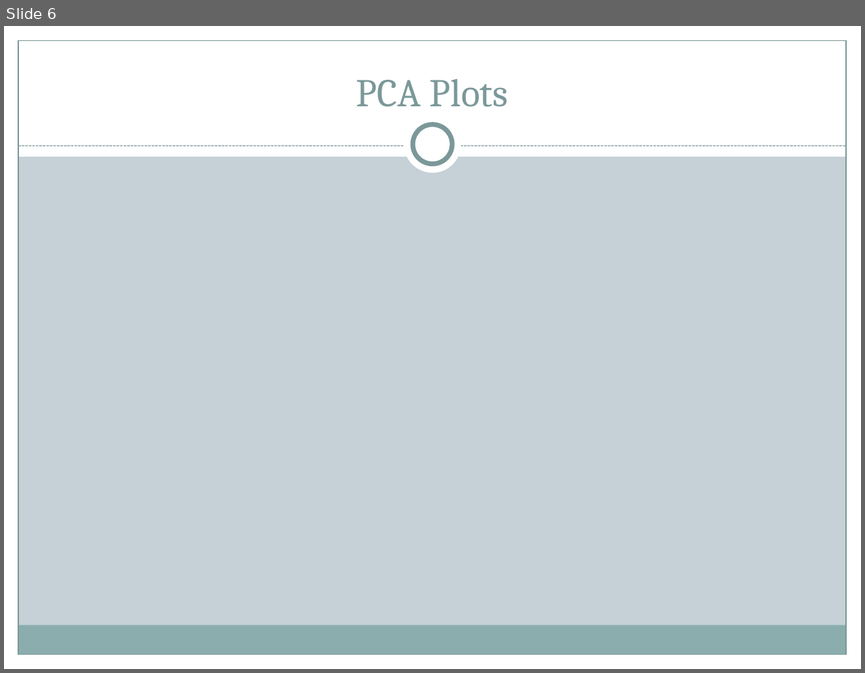
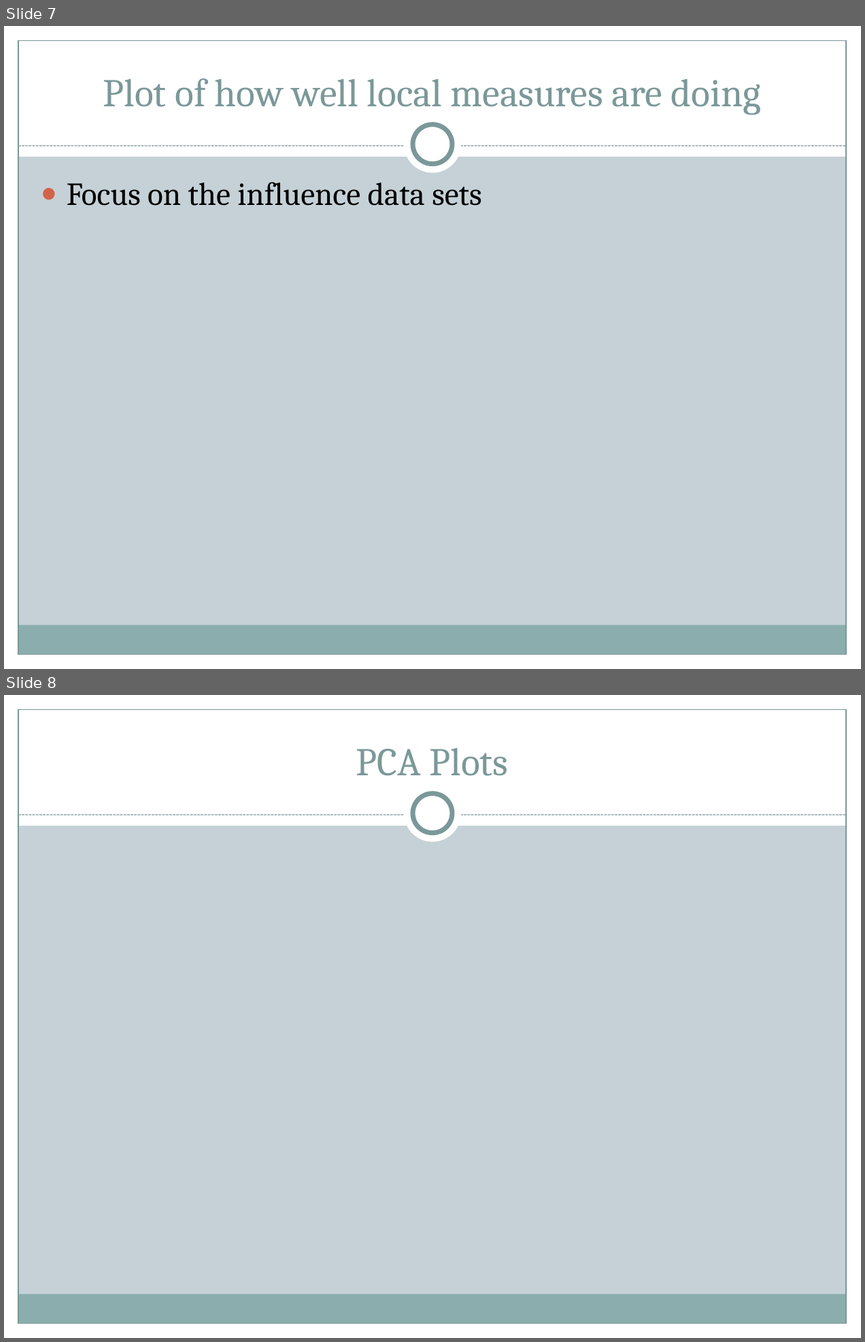
Before and after one commit to matthewjdenny/Hierarchy_In_Networks, a slide deck: Presentation/Oct21/Slides_10.21.pptx. Shown one above the other, each under a label of ours: slide 6 before the commit, slides 7 and 8 after it. The pictures are 865x673 and 865x1342 pixels, drawn with LibreOffice and Linux fonts; fonts in the diff are those of the drawing. Boxes give left, top, right and bottom in pixels: in the first picture for what was removed or moved away, otherwise in the second. Text is boxed around its words. In the diff, an @@ line names an element or a change of style, - is before the commit and + after.

Commit message:
Updated Presentation Some
I re-ran all of the algorithms on all 58 data sets and updated the
plots.

```diff
--- a/Presentation/Oct21/Slides_10.21.pptx
+++ b/Presentation/Oct21/Slides_10.21.pptx
@@ slide 7 added at box(4, 26, 861, 669), background #C5D1D7; not listed: 9 template elements that a slide beside it also shows @@
@@ title added at box(103, 78, 761, 115), 33 pt, text #7C999A @@
+Plot of how well local measures are doing
@@ text added at box(67, 182, 481, 206), 27 pt, text #000000 @@
+● Focus on the influence data sets
@@ what was slide 6 is now slide 8 @@
```
Also in this commit, not shown: 4 slides changed, 2 other slides added, 1 slide removed.
